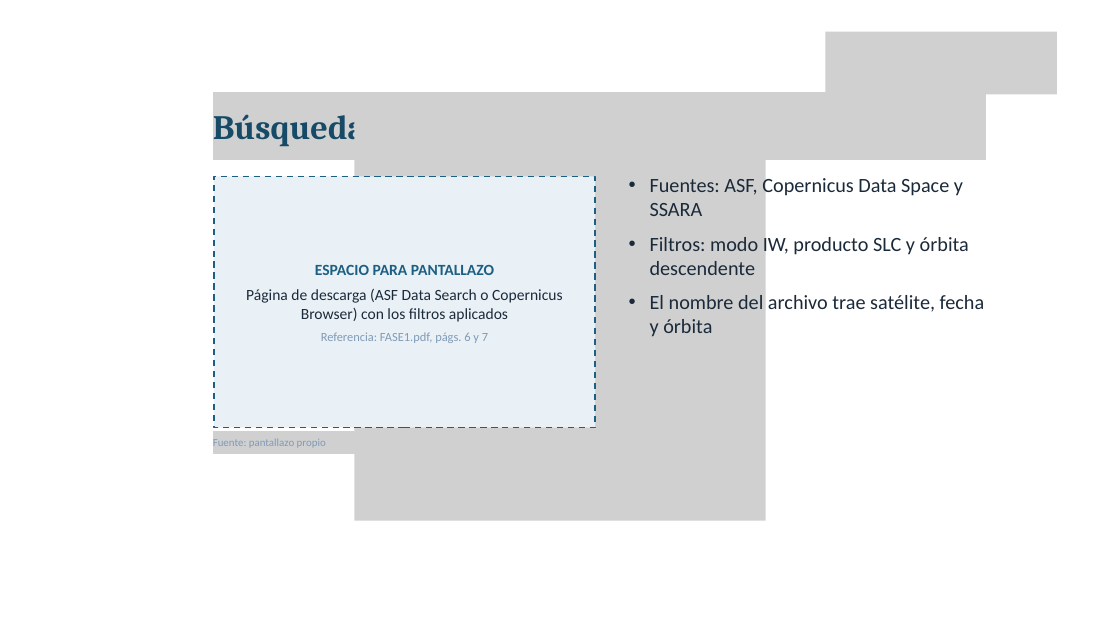
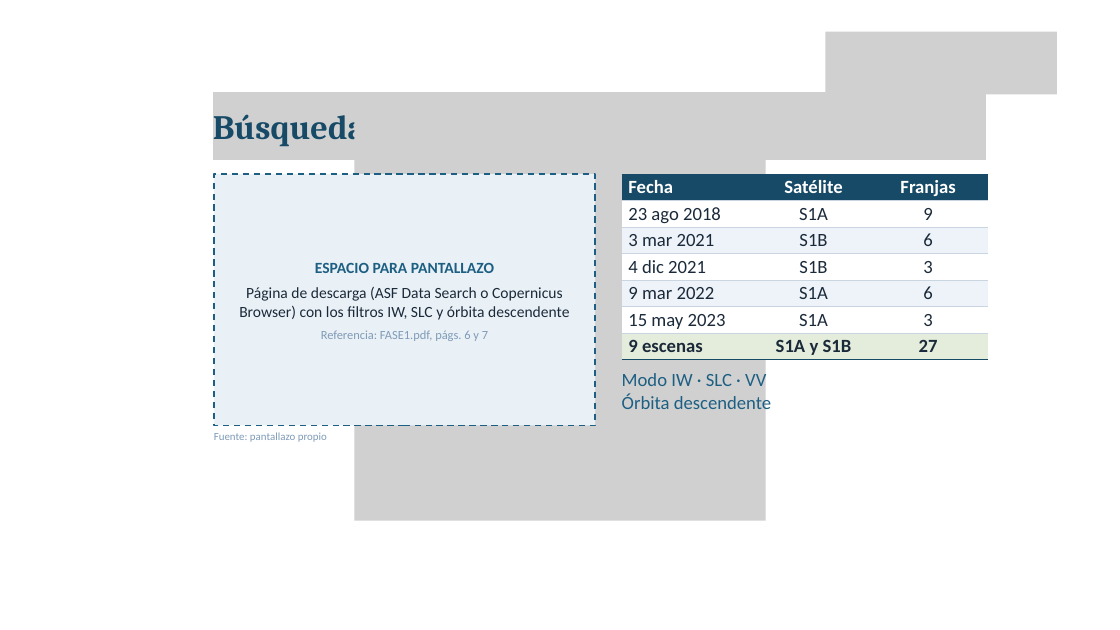
Before and after one commit to AlexandraUD/Ortomosaico, a slide deck: slide 6 of Ponencia_Ortomosaicos_SAR.pptx (slide 10 before the commit). Drawn at 1120x630 pixels with LibreOffice and Linux fonts; fonts in the diff are those of the drawing; grey boxes stand for pictures; background and template pictures are left out. Boxes give left, top, right and bottom in pixels: in the first picture for what was removed or moved away, otherwise in the second. Text is boxed around its words. In the diff, an @@ line names an element or a change of style, - is before the commit and + after.

```diff
--- a/Ponencia_Ortomosaicos_SAR.pptx
+++ b/Ponencia_Ortomosaicos_SAR.pptx
@@ table added at <box>622,174,988,360</box>, 7 rows, 3 columns @@
+Fecha | Satélite | Franjas
+23 ago 2018 | S1A | 9
+3 mar 2021 | S1B | 6
+4 dic 2021 | S1B | 3
+9 mar 2022 | S1A | 6
+15 may 2023 | S1A | 3
+9 escenas | S1A y S1B | 27
@@ text removed at <box>650,175,985,337</box> @@
-  • Fuentes: ASF, Copernicus Data Space y SSARA
-  • Filtros: modo IW, producto SLC y órbita descendente
-  • El nombre del archivo trae satélite, fecha y órbita
@@ text in rectangle at <box>239,287,569,320</box>: text changed @@
-Página de descarga (ASF Data Search o Copernicus Browser) con los filtros aplicados
+Página de descarga (ASF Data Search o Copernicus Browser) con los filtros IW, SLC y órbita descendente
@@ text added at <box>622,373,771,414</box>, 24 pt, text #1D5F83 @@
+Modo IW · SLC · VV
+Órbita descendente
@@ picture removed at <box>213,431,594,454</box> @@
@@ text "Fuente: pantallazo propio" at <box>214,432,327,442</box>: line spacing 16.8pt to 1; vertical alignment middle to top @@
```
Also in this commit, not shown: 9 other slides changed, 1 slide added, 15 slides removed, 5 other files.
